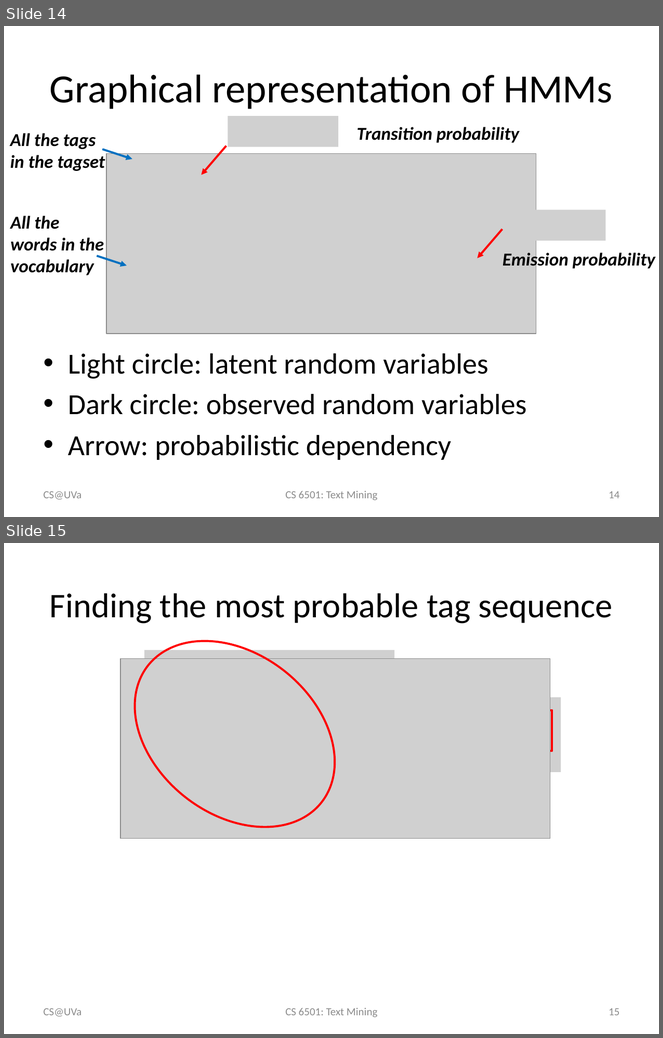
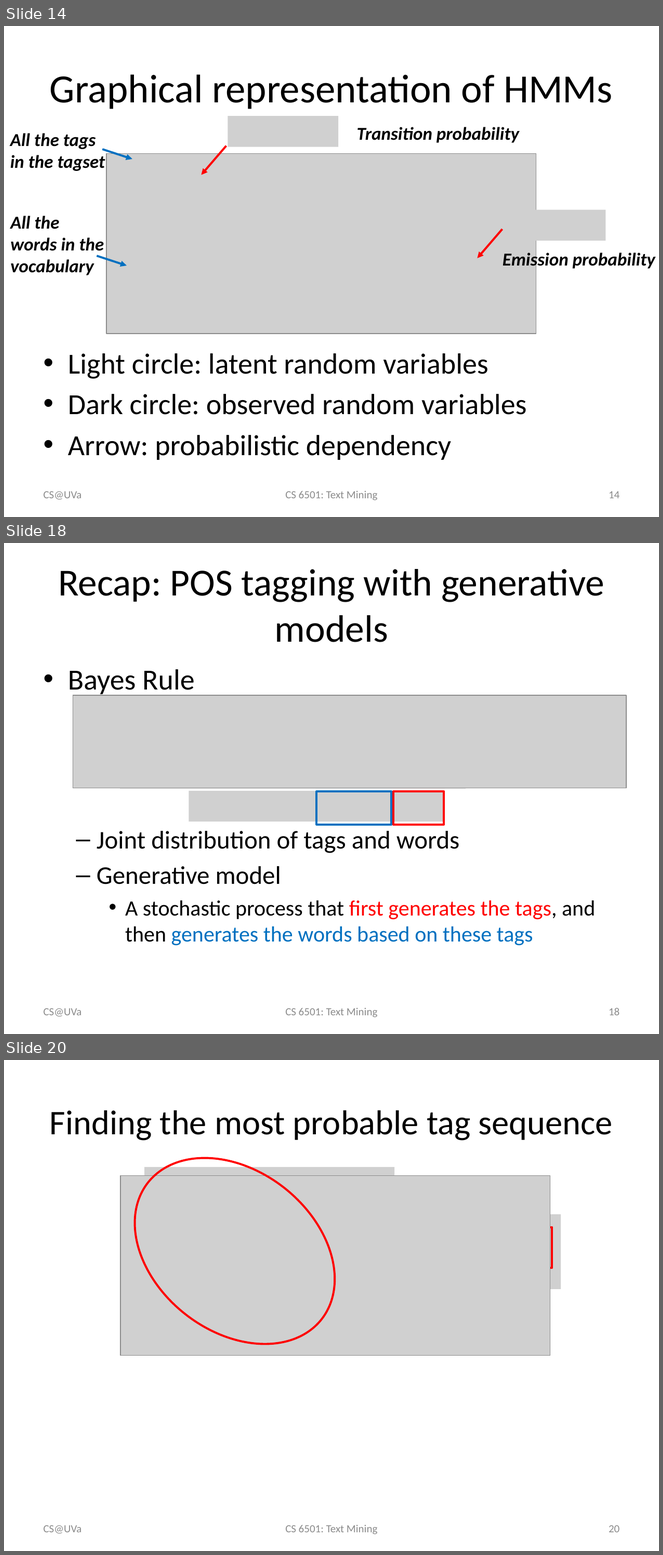
Before and after one commit to wang296/CS6501-Text-Mining, a slide deck: docs/POSTagging-SequenceLabeling.pptx. Shown one above the other, each under a label of ours: slides 14 and 15 before the commit, slides 14, 18 and 20 after it; the slides between them are not shown. The pictures are 663x1038 and 663x1555 pixels, drawn with LibreOffice and Linux fonts; fonts in the diff are those of the drawing; grey boxes stand for pictures. Boxes give left, top, right and bottom in pixels: in the first picture for what was removed or moved away, otherwise in the second. Text is boxed around its words. In the diff, an @@ line names an element or a change of style, - is before the commit and + after.

```diff
--- a/docs/POSTagging-SequenceLabeling.pptx
+++ b/docs/POSTagging-SequenceLabeling.pptx
@@ slide 18 added at (4,543,659,1034), background #FFFFFF @@
@@ title added at (58,569,605,642), 42 pt, text #000000 @@
+Recap: POS tagging with generative models
@@ text added at (68,669,595,946), 24 pt, text #000000 @@
+• Bayes Rule
+  – Joint distribution of tags and words
+  – Generative model
+    • A stochastic process that first generates the tags, and then generates the words based on these tags
@@ picture added at (73,696,626,788) @@
@@ picture added at (120,695,466,788) @@
@@ picture added at (189,791,444,822) @@
@@ rectangle added at (317,792,391,825), outline #0070C0 2.25 pt @@
@@ rectangle added at (393,792,443,825), outline #FF0000 2.25 pt @@
@@ text added at (44,1008,82,1017), 12 pt, text #8C8C8C @@
+CS@UVa
@@ text added at (285,1008,377,1018), 12 pt, text #8C8C8C @@
+CS 6501: Text Mining
@@ page number added at (609,1008,620,1016), 12 pt, text #8C8C8C @@
+18
@@ what was slide 15 is now slide 20 @@
@@ page number at (609,1525,620,1533): text changed @@
-15
+20
```
Also in this commit, not shown: 4 slides changed, 8 other slides added, 5 other files.
